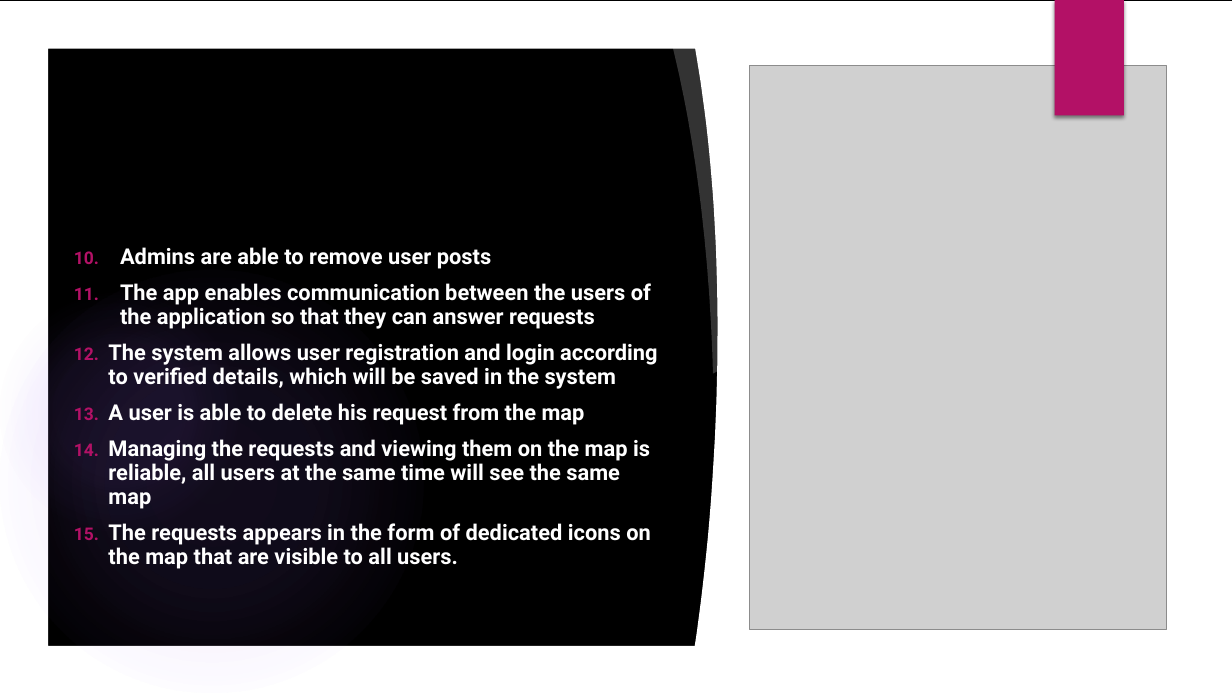
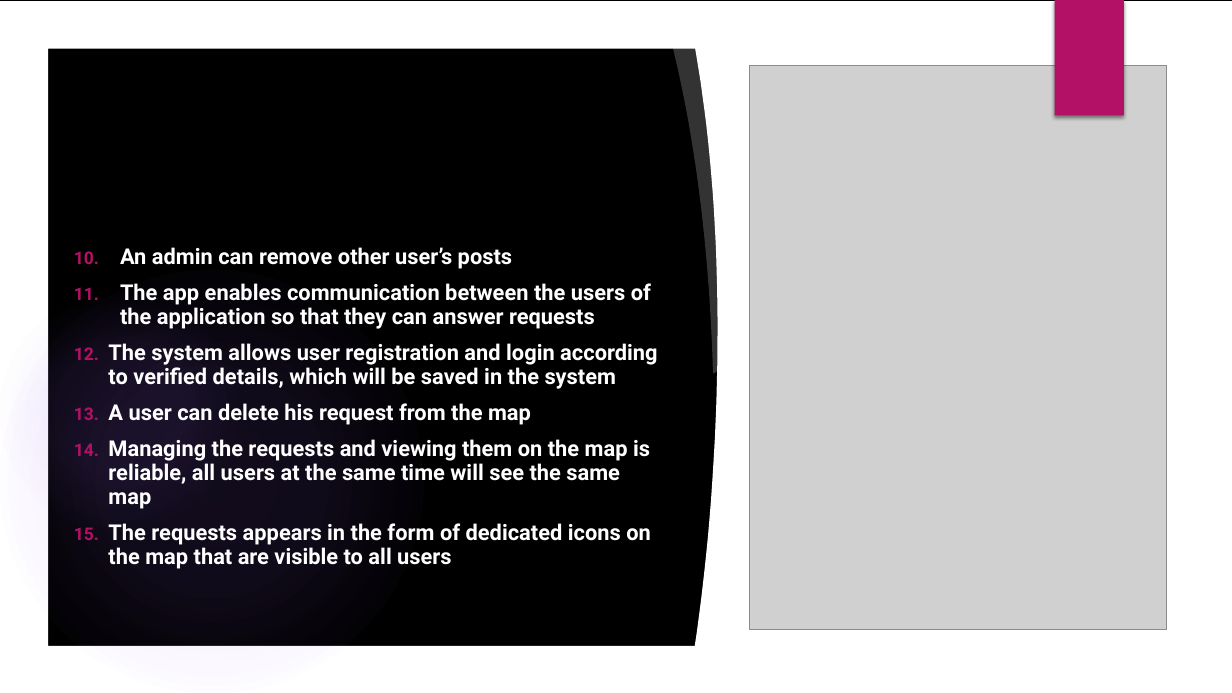
Before and after one commit to shaCode256/GiveAndTake, a slide deck: slide 4 of Give And Take presentation.pptx. Drawn at 1232x693 pixels with LibreOffice and Linux fonts; fonts in the diff are those of the drawing; grey boxes stand for pictures; background and template pictures are left out. Boxes give left, top, right and bottom in pixels: in the first picture for what was removed or moved away, otherwise in the second. Text is boxed around its words. In the diff, an @@ line names an element or a change of style, - is before the commit and + after.

```diff
--- a/Give And Take presentation.pptx
+++ b/Give And Take presentation.pptx
@@ text at <box>120,247,512,269</box>: text changed @@
-10. Admins are able to remove user posts
+10. An admin can remove other user’s posts
@@ text at <box>108,403,531,425</box>: text changed @@
-13. A user is able to delete his request from the map
+13. A user can delete his request from the map
@@ text at <box>108,523,651,569</box>: text changed @@
-15. The requests appears in the form of dedicated icons on the map that are visible to all users.
+15. The requests appears in the form of dedicated icons on the map that are visible to all users
```
Also in this commit, not shown: 6 other slides changed, 8 slides added, 8 slides removed.
